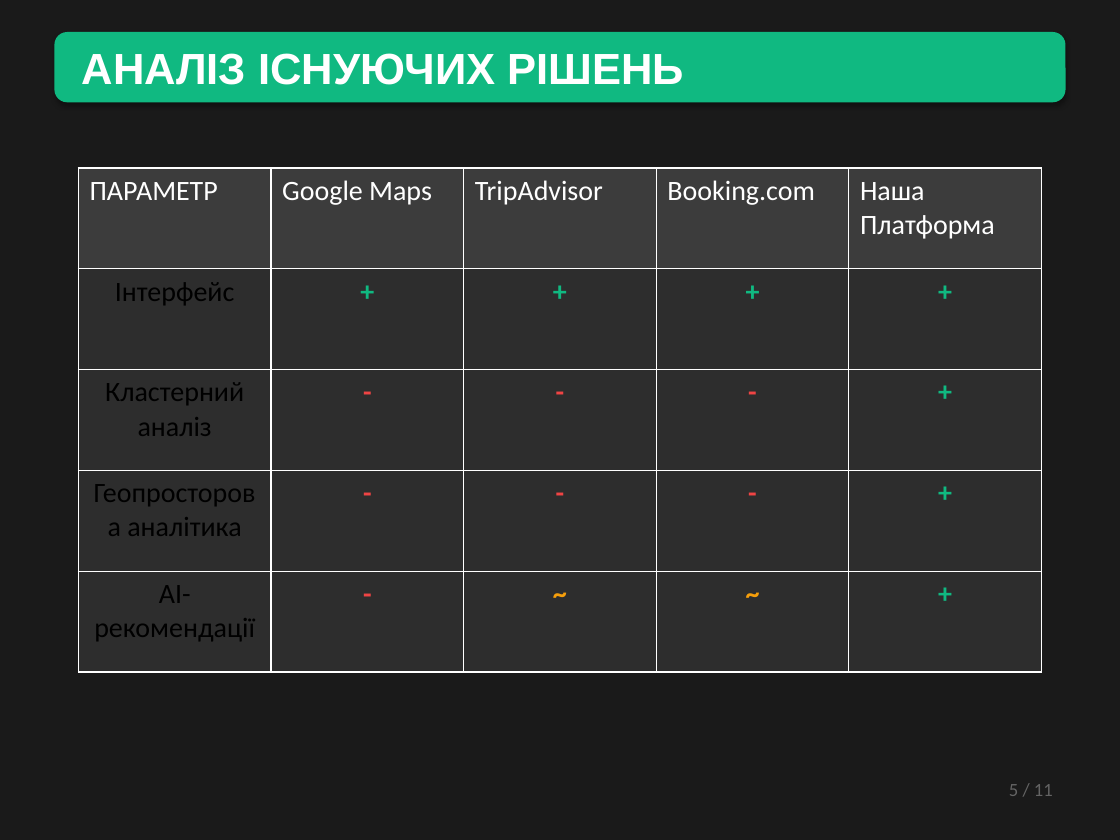
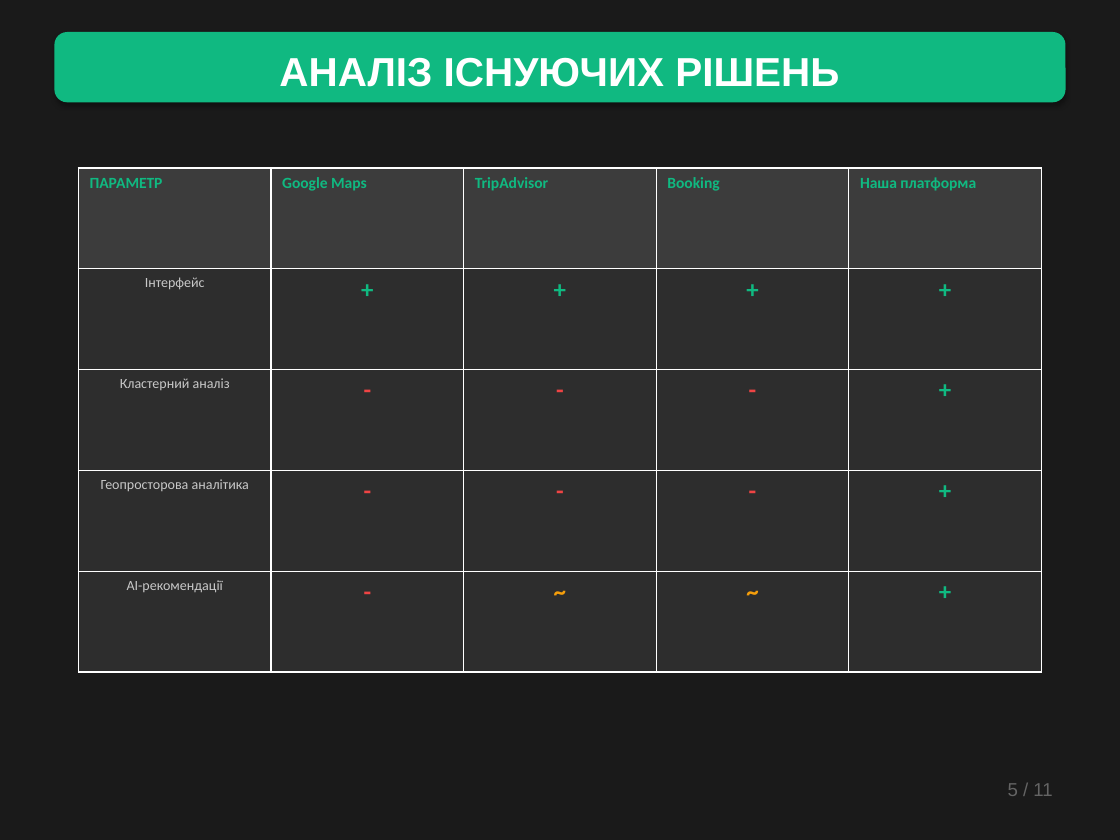
Before and after one commit to slipchuk062-netizen/site, a slide deck: slide 5 of Zhytomyr_Tourism_Presentation.pptx. Drawn at 1120x840 pixels with LibreOffice and Linux fonts; fonts in the diff are those of the drawing. Boxes give left, top, right and bottom in pixels: in the first picture for what was removed or moved away, otherwise in the second. Text is boxed around its words. In the diff, an @@ line names an element or a change of style, - is before the commit and + after.

```diff
--- a/Zhytomyr_Tourism_Presentation.pptx
+++ b/Zhytomyr_Tourism_Presentation.pptx
@@ rounded rectangle "АНАЛІЗ ІСНУЮЧИХ РІШЕНЬ" at [56,34,1064,101]: size 28 to 26 pt; alignment left to centre @@
@@ table at [78,168,1042,672] @@
-row 1, column 4: Booking.com
+row 1, column 4: Booking
-row 1, column 5: Наша Платформа
+row 1, column 5: Наша платформа
@@ size 18 to 10 pt, text colour #FFFFFF to #10B981, bold on in "ПАРАМЕТР", "Google Maps", "TripAdvisor" @@
@@ size 18 to 9 pt, text colour #000000 to #C8C8C8 in "Інтерфейс", "Кластерний аналіз", "Геопросторова аналітика", "AI-рекомендації" @@
@@ size 18 to 16 pt in "+", "+", "+", "+" and 12 more places @@
@@ text "5 / 11" at [1008,783,1052,796]: font Calibri to Arial @@
```
Also in this commit, not shown: 4 other slides changed, 6 slides added.
